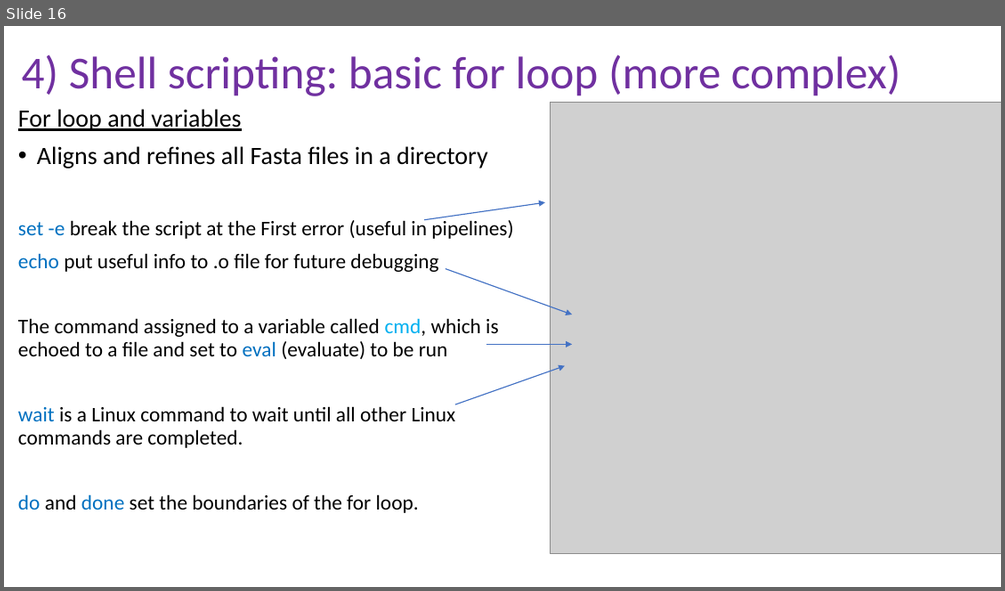
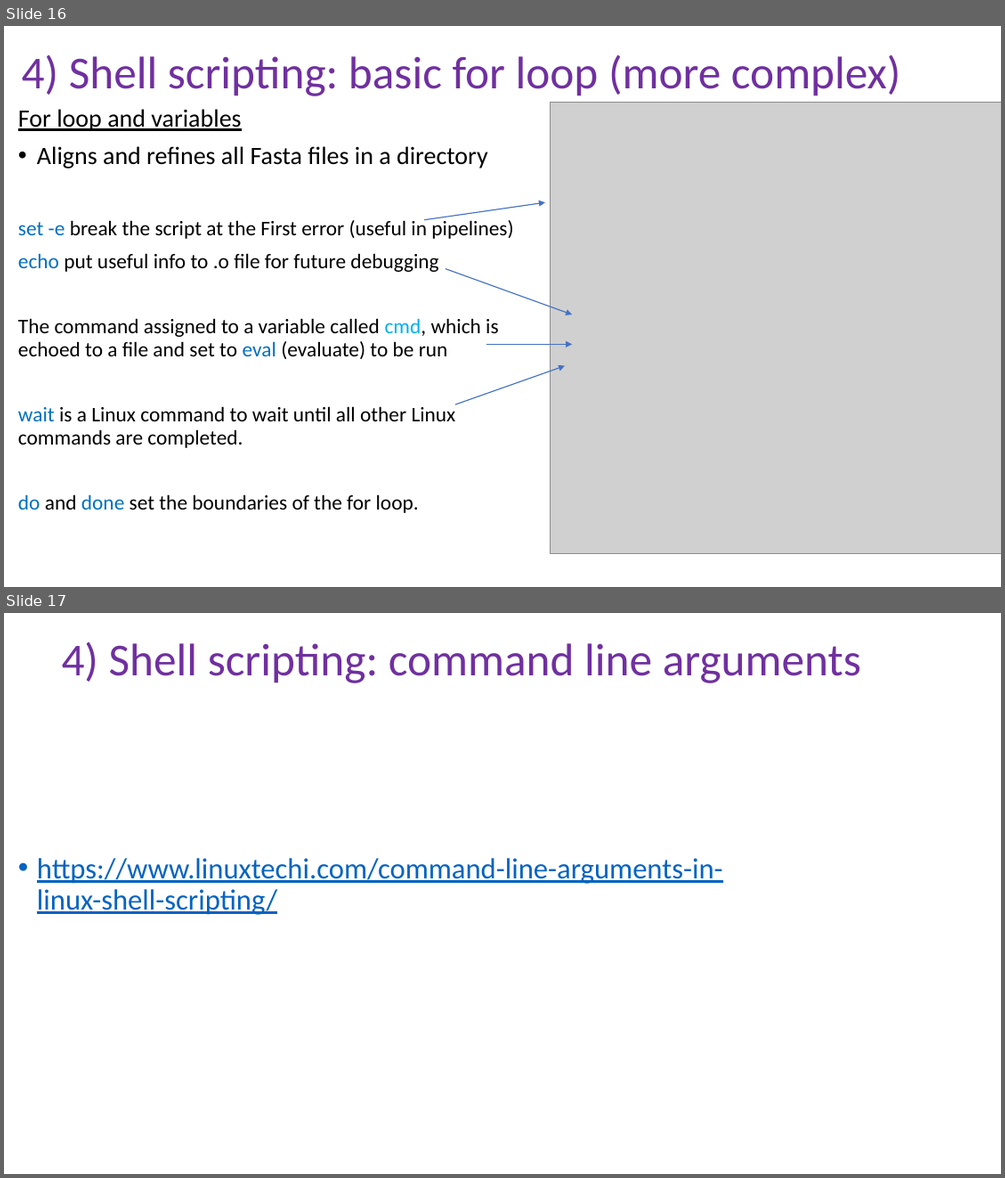
Before and after one commit to peterthorpe5/Sys_admin, a slide deck: cluster_course/powerpoint/4_Shell_scripting.pptx. Shown one above the other, each under a label of ours: slide 16 before the commit, slides 16 and 17 after it. The pictures are 1005x591 and 1005x1178 pixels, drawn with LibreOffice and Linux fonts; fonts in the diff are those of the drawing; grey boxes stand for pictures. Boxes give left, top, right and bottom in pixels: in the first picture for what was removed or moved away, otherwise in the second. Text is boxed around its words. In the diff, an @@ line names an element or a change of style, - is before the commit and + after.

```diff
--- a/cluster_course/powerpoint/4_Shell_scripting.pptx
+++ b/cluster_course/powerpoint/4_Shell_scripting.pptx
@@ slide 17 added at (4, 613, 1001, 1174), background #FFFFFF @@
@@ title added at (62, 641, 861, 683), 44 pt, text #7030A0 @@
+4) Shell scripting: command line arguments
@@ text added at (37, 858, 723, 915), 28 pt, text #0563C1, underline @@
+• https://www.linuxtechi.com/command-line-arguments-in-linux-shell-scripting/
```
Also in this commit, not shown: 5 slides changed, 2 other files.
